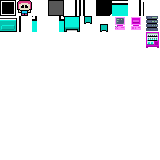
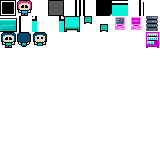
Layer changes from the first 160x160 image to the second:
added layer "Person copy 2" above "back" over [33, 32, 47, 46]
added layer "back" above "Person" over [17, 32, 31, 47]
added layer "Person" above "Main" over [1, 32, 16, 48]
